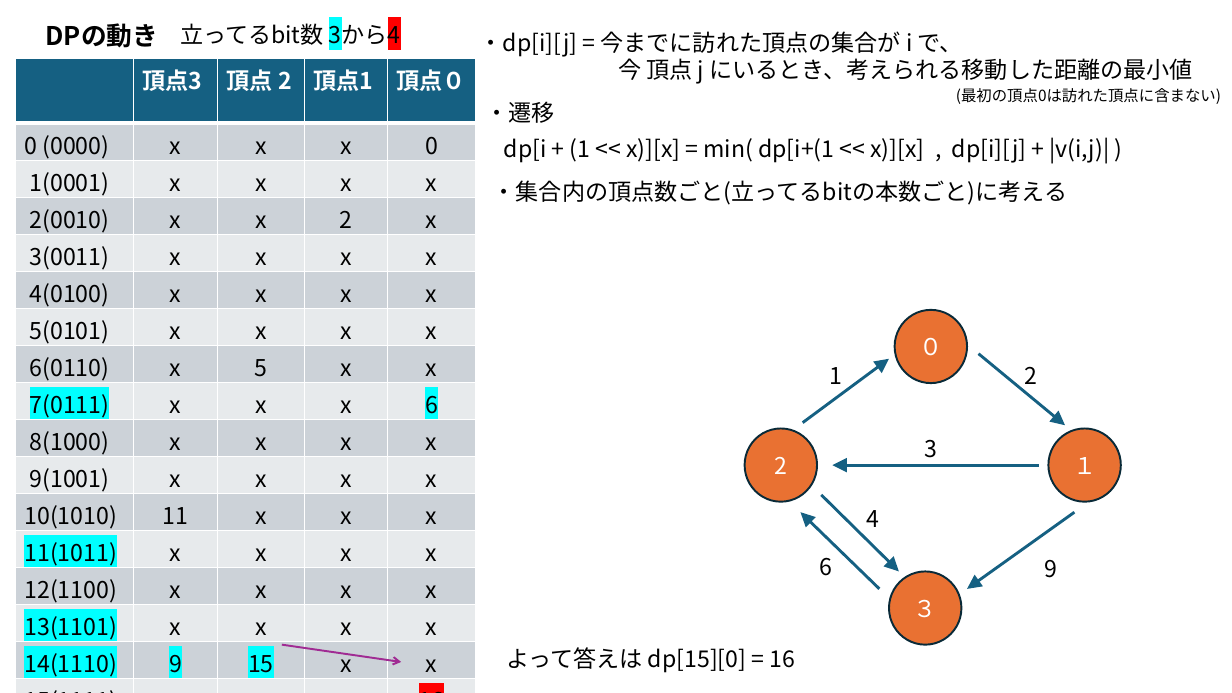
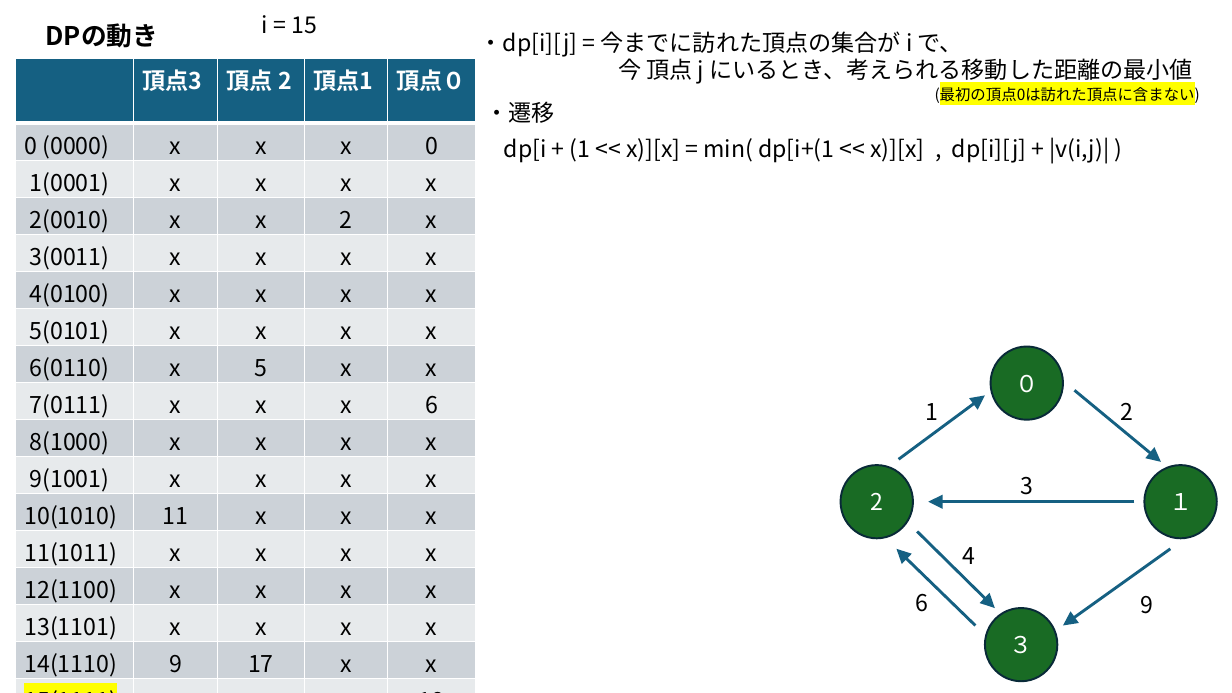
Before and after one commit to triC-tmu/workshop_2024, a slide deck: slide 37 of 20240331_bit全探索_bitDP/bit全探索_bitDP.pptx (slide 20 before the commit). Drawn at 1232x693 pixels with LibreOffice and Linux fonts; fonts in the diff are those of the drawing. Boxes give left, top, right and bottom in pixels: in the first picture for what was removed or moved away, otherwise in the second. Text is boxed around its words. In the diff, an @@ line names an element or a change of style, - is before the commit and + after.

```diff
--- a/20240331_bit全探索_bitDP/bit全探索_bitDP.pptx
+++ b/20240331_bit全探索_bitDP/bit全探索_bitDP.pptx
@@ text at <box>262,15,317,34</box>: text changed @@
-立ってるbit数 3から4
+i = 15
@@ table at <box>15,58,476,687</box> @@
-row 16, column 3: 15
+row 16, column 3: 17
-row 17, column 5: 16
+row 17, column 5: 18
@@ highlight #00FFFF to none in "7(0111)", "6", "11(1011)", "13(1101)" and 2 more places @@
@@ highlight none to #FFFF00 in "15(1111)" @@
@@ text "(最初の頂点0は訪れた頂点に含まない)": place and size @@
-text "(最初の頂点0は訪れた頂点に含まない)" at <box>956,88,1221,104</box>
+text "(最初の頂点0は訪れた頂点に含まない)" at <box>935,84,1200,104</box>
@@ text "(最初の頂点0は訪れた頂点に含まない)" at <box>935,84,1200,104</box>: highlight none to #FFFF00 in "(最初の頂点0は訪れた頂点に含まない)" @@
@@ text removed at <box>493,180,1067,205</box> @@
-・集合内の頂点数ごと(立ってるbitの本数ごと)に考える
@@ arrow moved from (979, 354) - (1066, 425) to (899, 459) - (985, 396) @@
@@ arrow moved from (803, 422) - (889, 359) to (1075, 390) - (1161, 462) @@
@@ arrow moved from (1075, 512) - (968, 589) to (918, 531) - (995, 608) @@
@@ 6 texts, 4 ellipses, 2 arrows: place and size @@
-6 texts, 4 ellipses, 2 arrows at <box>745,310,1121,644</box>
+6 texts, 4 ellipses, 2 arrows at <box>841,347,1216,681</box>
@@ arrow moved from (822, 495) - (899, 571) to (1171, 549) - (1063, 626) @@
@@ fill #E97132 to #196B24 in 4 elements at <box>1144,465,1216,538</box>, <box>841,465,913,538</box>, <box>991,347,1063,420</box>, <box>985,608,1057,681</box> @@
@@ arrow removed from (282, 645) to (401, 662) @@
@@ text removed at <box>506,647,795,673</box> @@
-よって答えは dp[15][0] = 16
```
Also in this commit, not shown: 5 other slides changed, 20 slides added, 1 other file.
